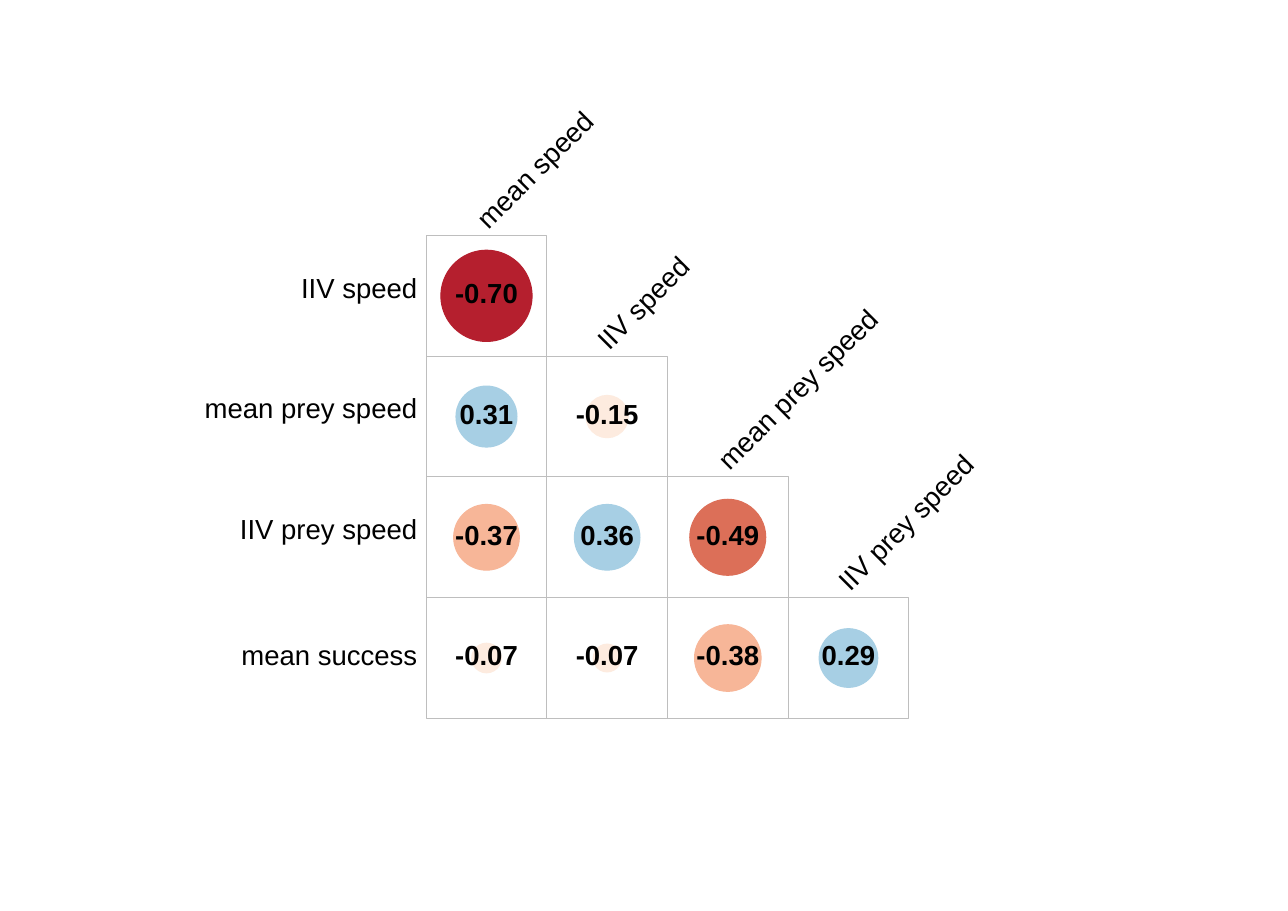
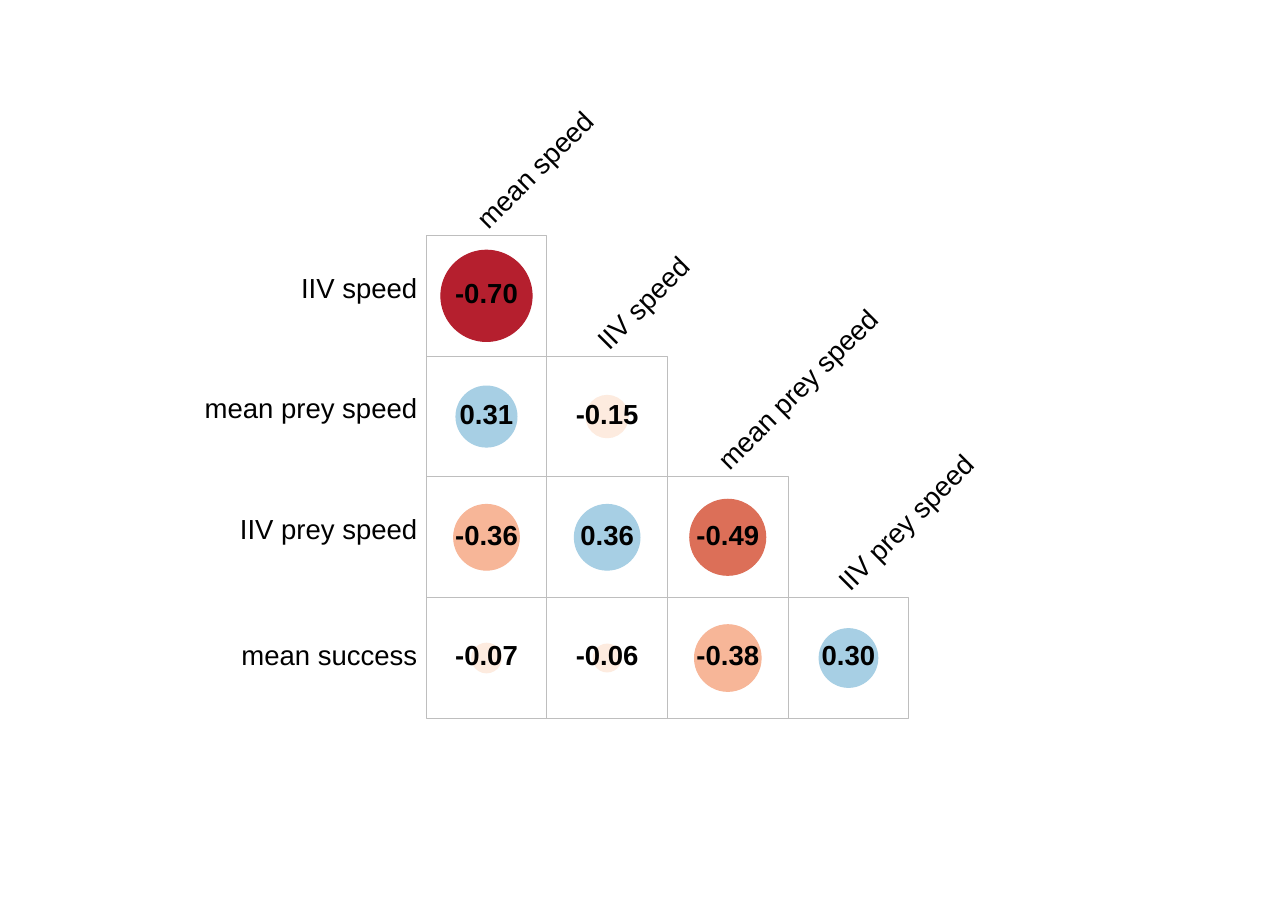
Before and after one commit to quantitative-ecologist/experience-hunting-tactics, a slide deck: slide 2 of outputs/04_outputs_figures/figure4-raw.pptx. Drawn at 1288x911 pixels with LibreOffice and Linux fonts; fonts in the diff are those of the drawing. Boxes give left, top, right and bottom in pixels: in the first picture for what was removed or moved away, otherwise in the second. Text is boxed around its words. In the diff, an @@ line names an element or a change of style, - is before the commit and + after.

```diff
--- a/outputs/04_outputs_figures/figure4-raw.pptx
+++ b/outputs/04_outputs_figures/figure4-raw.pptx
@@ text at (x1=455, y1=523, x2=518, y2=550): text changed @@
--0.37
+-0.36
@@ text at (x1=576, y1=645, x2=639, y2=666): text changed @@
--0.07
+-0.06
@@ text at (x1=822, y1=644, x2=876, y2=666): text changed @@
-0.29
+0.30
```
Also in this commit, not shown: 3 other slides changed, 1 slide removed, 2 other files.
